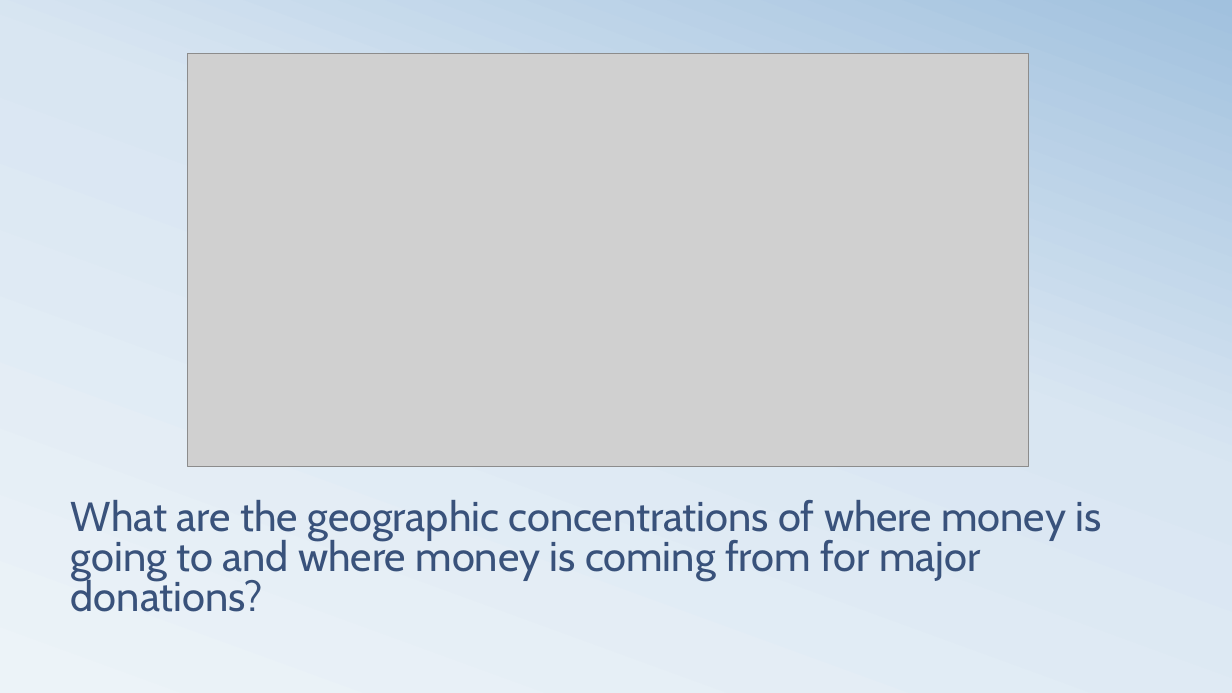
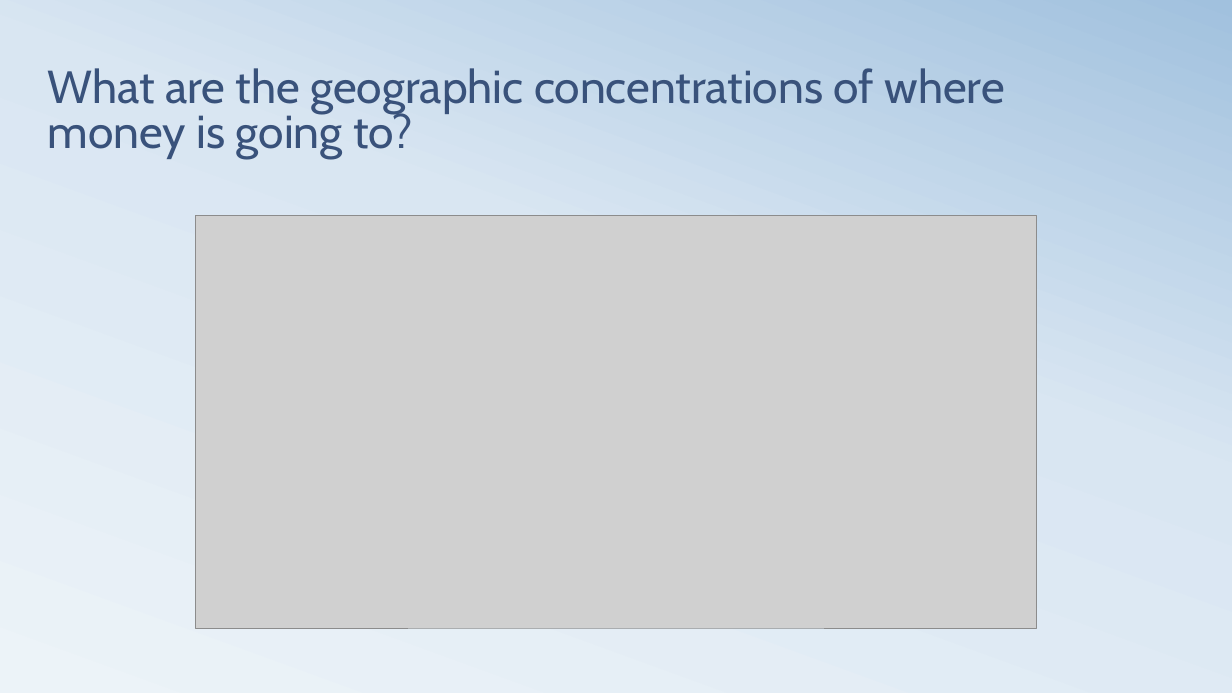
Before and after one commit to kjwunderlich/project-one---sphinx, a slide deck: slide 6 of Team_Sphinx_Presentation_20181011.pptx. Drawn at 1232x693 pixels with LibreOffice and Linux fonts; fonts in the diff are those of the drawing; grey boxes stand for pictures. Boxes give left, top, right and bottom in pixels: in the first picture for what was removed or moved away, otherwise in the second. Text is boxed around its words. In the diff, an @@ line names an element or a change of style, - is before the commit and + after.

```diff
--- a/Team_Sphinx_Presentation_20181011.pptx
+++ b/Team_Sphinx_Presentation_20181011.pptx
@@ title at [48,68,1005,159]: text changed; size 32.4 to 36 pt @@
-What are the geographic concentrations of where money is going to and where money is coming from for major donations?
+What are the geographic concentrations of where money is going to?
@@ picture: place and size @@
-picture at [188,54,1029,466]
+picture at [195,215,1036,628]
```
Also in this commit, not shown: 10 other slides changed, 2 other files.
